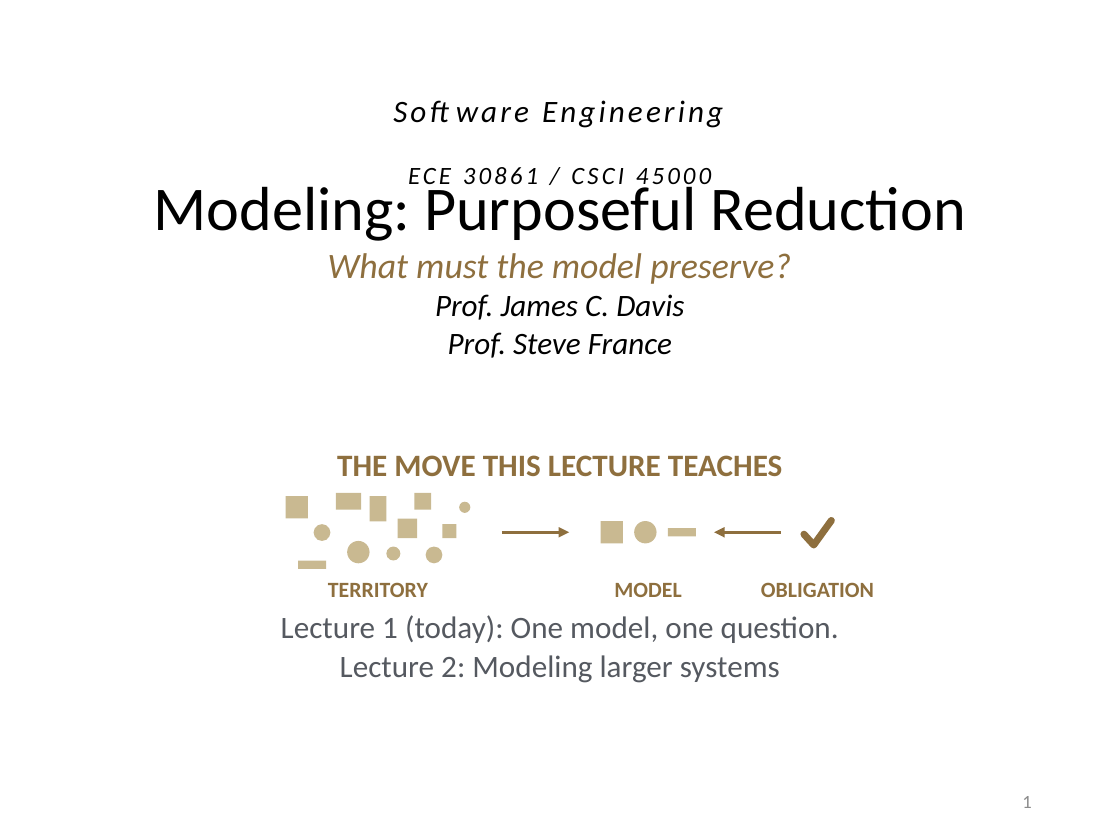
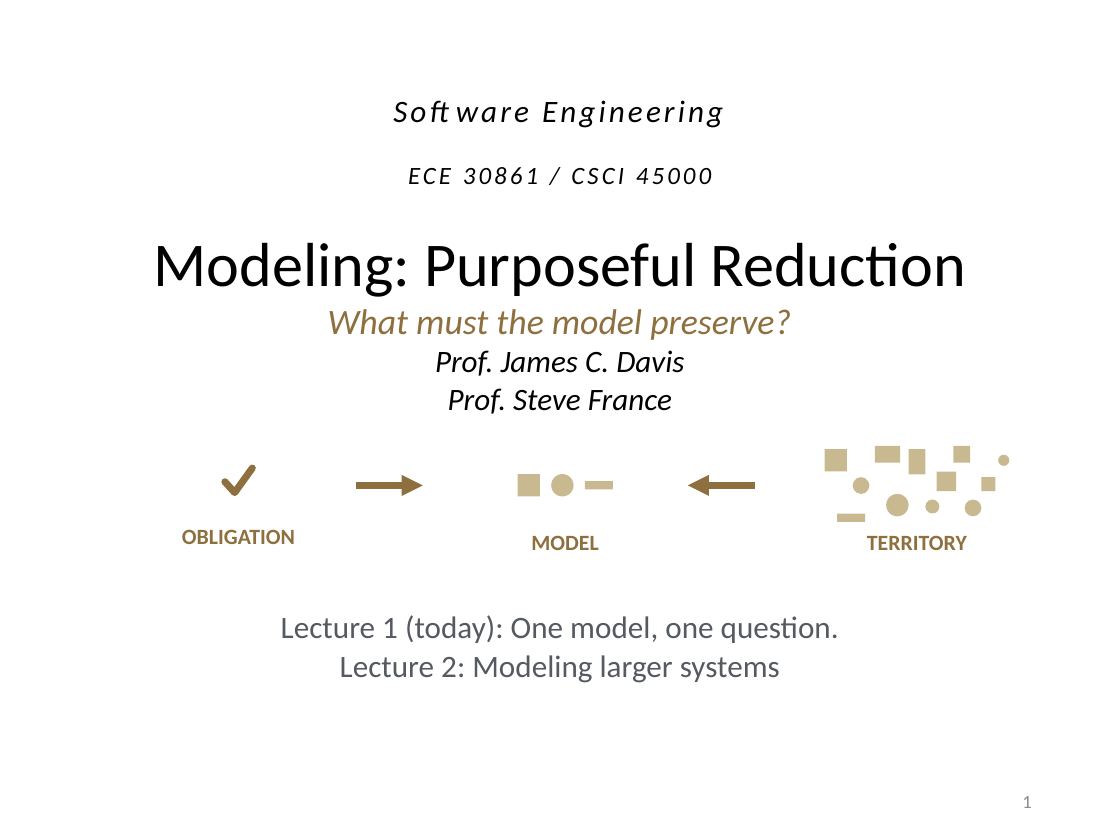
Before and after one commit to davisjam/model-based-agentic-software-engineering, a slide deck: slide 1 of course/lectures/act-2-delegation-and-control/02-modeling/2-2-Modeling-1-Purposeful-Reduction.pptx. Drawn at 1120x840 pixels with LibreOffice and Linux fonts; fonts in the diff are those of the drawing; background and template pictures are left out. Boxes give left, top, right and bottom in pixels: in the first picture for what was removed or moved away, otherwise in the second. Text is boxed around its words. In the diff, an @@ line names an element or a change of style, - is before the commit and + after.

```diff
--- a/course/lectures/act-2-delegation-and-control/02-modeling/2-2-Modeling-1-Purposeful-Reduction.pptx
+++ b/course/lectures/act-2-delegation-and-control/02-modeling/2-2-Modeling-1-Purposeful-Reduction.pptx
@@ text "Modeling: Purposeful Reduction" rewrapped from (154, 178, 966, 358) to (154, 242, 966, 414) @@
@@ freeform shape: place and size @@
-freeform shape at (799, 513, 838, 552)
+freeform shape at (220, 460, 259, 500)
@@ text removed at (337, 455, 782, 476) @@
-THE MOVE THIS LECTURE TEACHES
@@ 2 rectangles, 1 ellipse: place and size @@
-2 rectangles, 1 ellipse at (600, 521, 696, 543)
+2 rectangles, 1 ellipse at (517, 474, 613, 496)
@@ ellipse: place and size @@
-ellipse at (426, 547, 442, 563)
+ellipse at (852, 477, 869, 494)
@@ 7 rectangles, 3 ellipses, 1 text: place and size @@
-7 rectangles, 3 ellipses, 1 text at (286, 493, 470, 597)
+7 rectangles, 3 ellipses, 1 text at (824, 446, 1009, 550)
@@ arrow moved from (502, 532) - (569, 532) to (355, 485) - (422, 485) @@
@@ arrow (355, 485) - (422, 485): stroke #8E6F3E 2.25 pt to #8E6F3E 4.5 pt @@
@@ arrow moved from (715, 532) - (782, 532) to (688, 485) - (755, 485) @@
@@ arrow (688, 485) - (755, 485): stroke #8E6F3E 2.25 pt to #8E6F3E 4.5 pt @@
@@ ellipse: place and size @@
-ellipse at (314, 524, 330, 541)
+ellipse at (964, 500, 981, 516)
@@ text "OBLIGATION": place and size @@
-text "OBLIGATION" at (761, 582, 874, 597)
+text "OBLIGATION" at (182, 529, 295, 544)
@@ text "MODEL": place and size @@
-text "MODEL" at (614, 582, 681, 597)
+text "MODEL" at (531, 535, 598, 550)
```
Also in this commit, not shown: 28 other slides changed.
